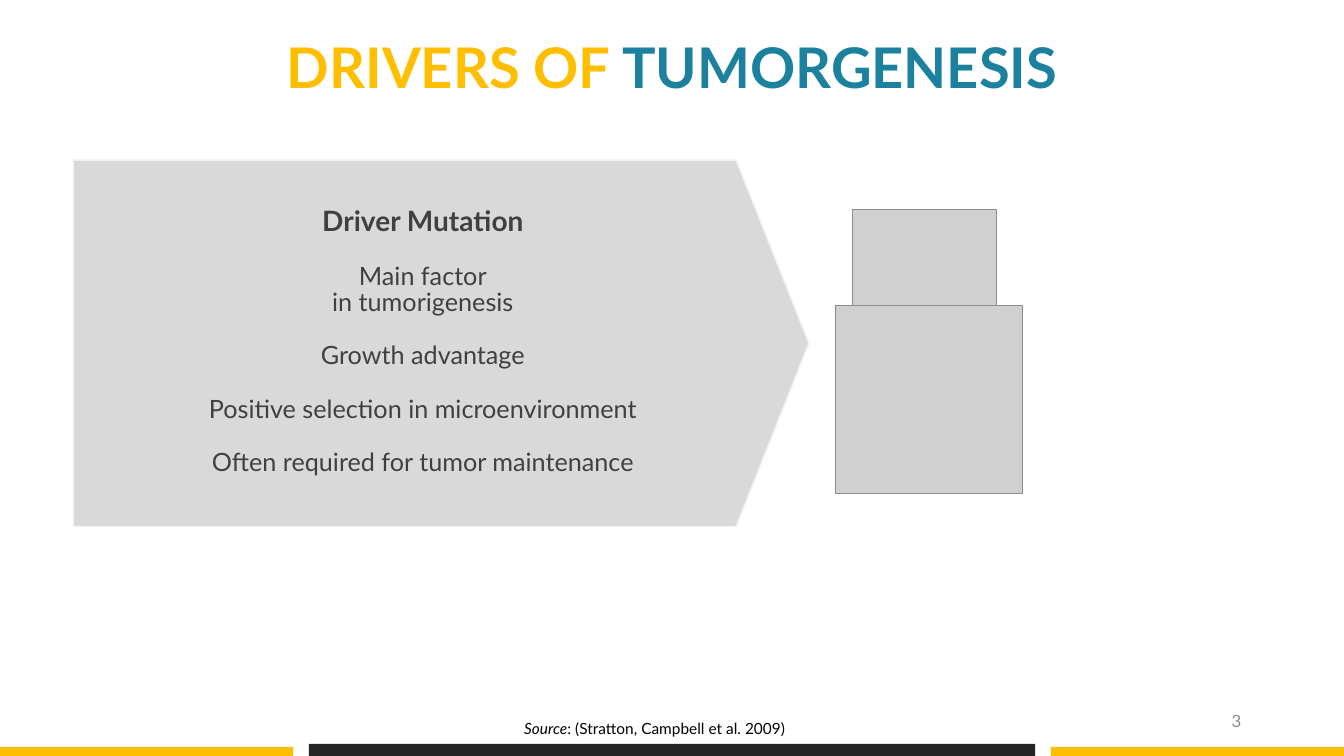
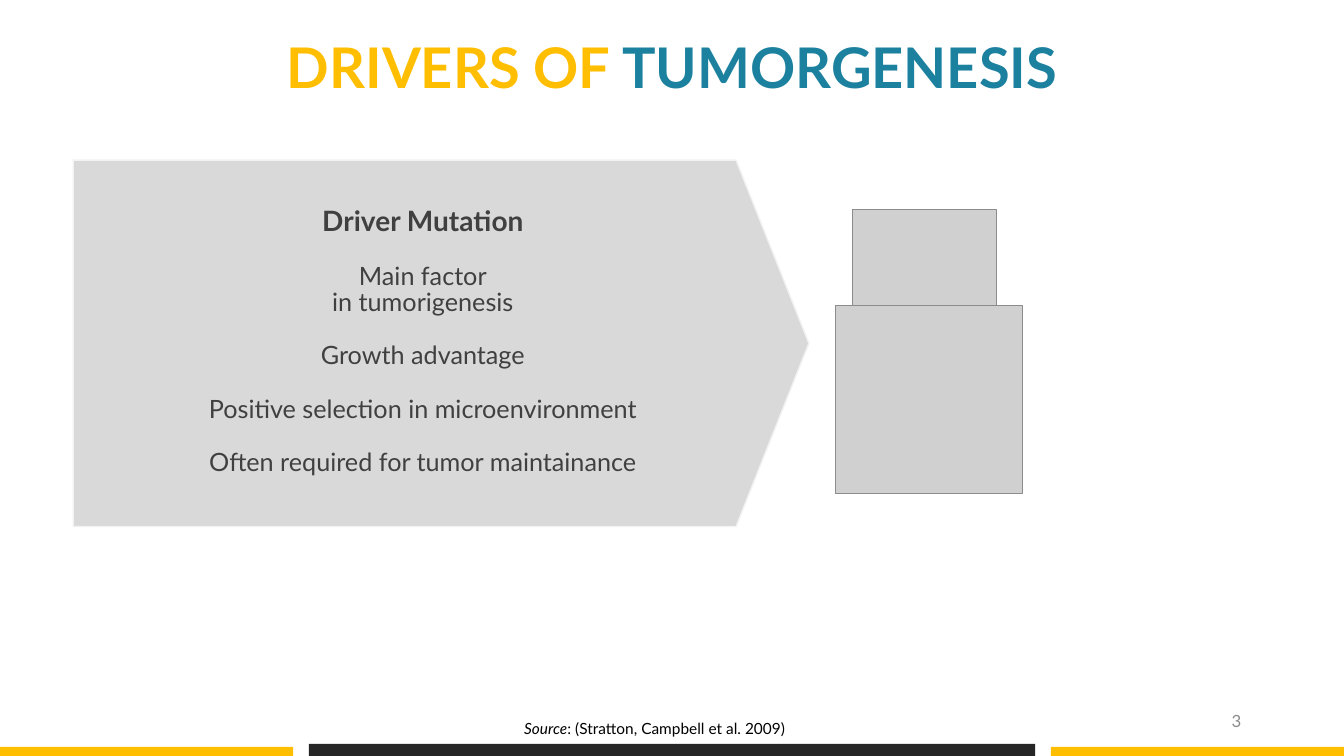
Before and after one commit to datascience-mobi/group-04-project-1-4, a slide deck: slide 3 of Project proposal_presentation_V1.pptx. Drawn at 1344x756 pixels with LibreOffice and Linux fonts; fonts in the diff are those of the drawing; grey boxes stand for pictures. Boxes give left, top, right and bottom in pixels: in the first picture for what was removed or moved away, otherwise in the second. Text is boxed around its words. In the diff, an @@ line names an element or a change of style, - is before the commit and + after.

```diff
--- a/Project proposal_presentation_V1.pptx
+++ b/Project proposal_presentation_V1.pptx
@@ text in pentagon arrow at bbox=[209, 452, 636, 475]: text changed @@
-Often required for tumor maintenance
+Often required for tumor maintainance
```
Also in this commit, not shown: 5 other slides changed, 3 slides added, 3 slides removed.
